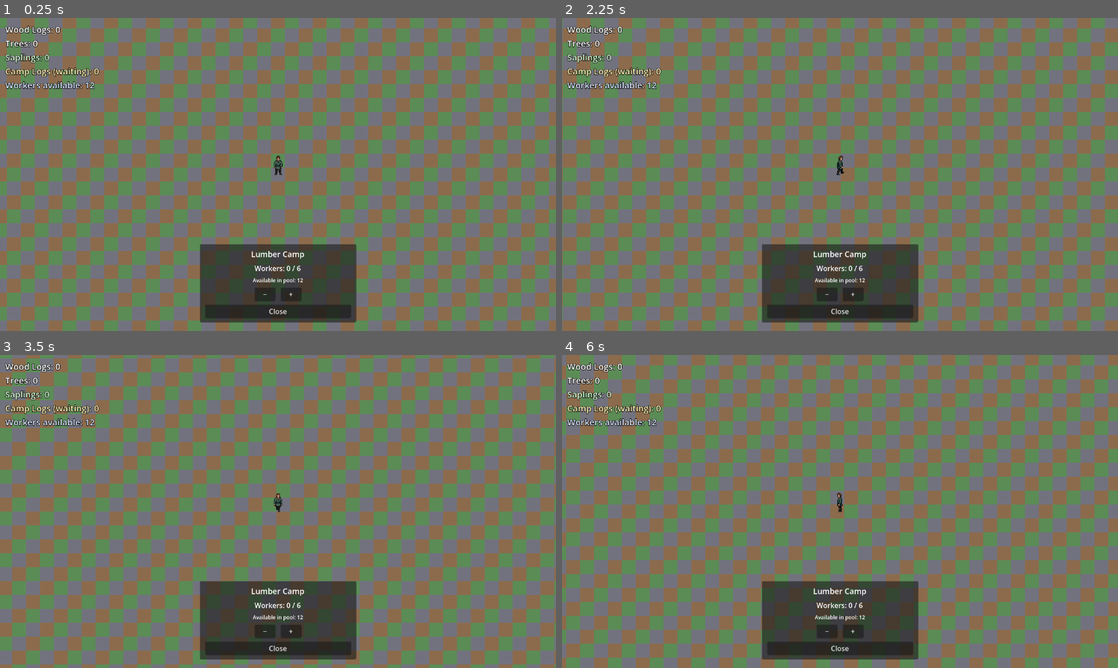
Above: before the commit, frames 1-4 (two rows, left to right).
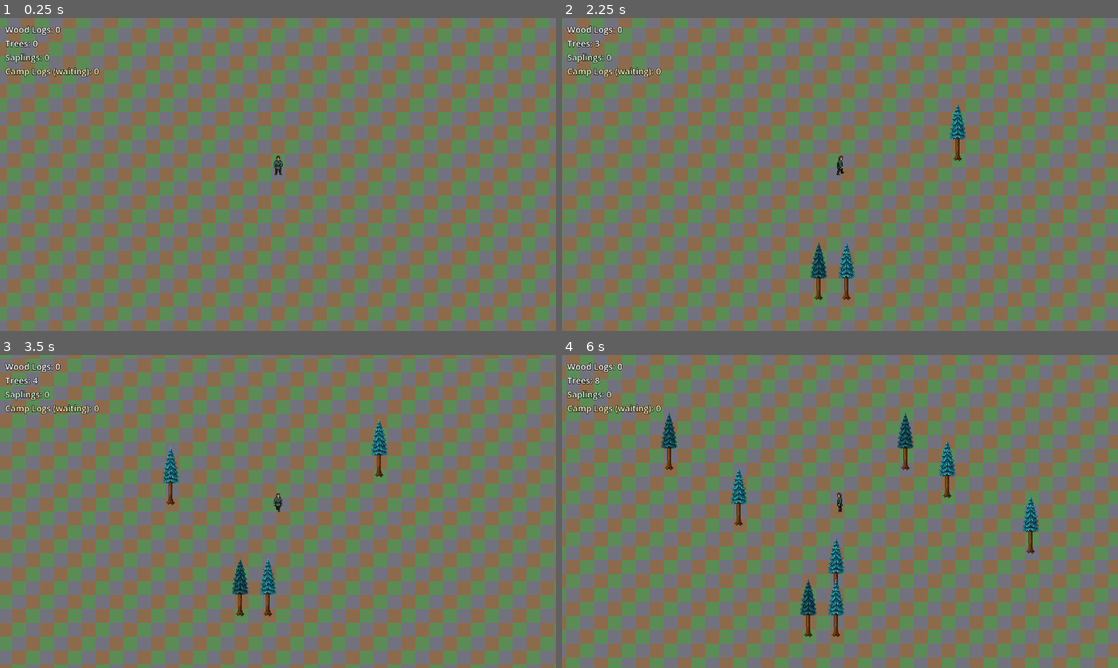
Above: after the commit, the same moments.

Repository: mcchesneyjg-max/Test-Gamer
Game: Godot game, scene res://main.tscn
Same seed, same stepped clock (60 frames per second), same inputs: the game is played once before the commit and once after it.
Inputs (mouse positions are in pixels of both pictures, inside the frame that each line leads up to):
- Up to frame 1 (0.25 s): no input
- Up to frame 2 (2.25 s): click (828, 293) at 0.5 s, where only the run before the commit has a clickable "−"; click (851, 293) at 1.25 s, where only the run before the commit has a clickable "+"; tap Enter at 2 s; move the mouse to (962, 158) at 2.02 s; hold D (move_right) from 2.03 s (still down); tap T at 2.1 s; click (962, 158) at 2.17 s
- Up to frame 3 (3.5 s): move the mouse to (166, 527) at 2.77 s; release D (move_right) at 2.78 s; hold S (move_down) from 2.78 s (still down); tap T at 2.85 s; click (166, 527) at 2.92 s
- Up to frame 4 (6 s): move the mouse to (895, 442) at 3.52 s; release S (move_down) at 3.53 s; hold D (move_right) 3.53-4.28 s; tap T every 0.75 s from 3.6 to 5.85 s; click (895, 442) at 3.67 s; move the mouse to (812, 574) at 4.27 s; hold W (move_up) 4.28-5.03 s; click (812, 574) at 4.42 s; move the mouse to (1006, 558) at 5.02 s; hold A (move_left) from 5.03 s (still down); click (1006, 558) at 5.17 s; tap Escape at 5.65 s; move the mouse to (673, 464) at 5.77 s; click (673, 464) at 5.92 s

The runs differ from the first frame. In frame 1, 7.3% of the frame differs, in the area x 0-65%, y 20-98%; in frame 2, 7.6%; in frame 3, 8.0%; in frame 4, 8.8%, in the area x 0-86%, y 7-98%.
Error before the commit: Parse Error: Cannot infer the type of "offset" variable because the value doesn't have a set type. (res://scripts/lumber_camp.gd:138)

Commit message:
Revert "Add lumber camp worker pool with click-to-assign UI"
This reverts commit db3fe21d5a6adf8f2e3a8076b2e677c65c8170f7.

Diff:
--- a/game/main.tscn
+++ b/game/main.tscn
@@ -7,7 +7,6 @@
 [ext_resource type="PackedScene" uid="uid://game-hud" path="res://scenes/game_hud.tscn" id="6_hud"]
 [ext_resource type="Script" path="res://scripts/dev_screenshot.gd" id="7_screenshot"]
 [ext_resource type="PackedScene" uid="uid://forester-ui" path="res://scenes/forester_ui.tscn" id="8_forester_ui"]
-[ext_resource type="PackedScene" uid="uid://lumber-camp-ui" path="res://scenes/lumber_camp_ui.tscn" id="11_lumber_camp_ui"]
 [ext_resource type="Script" path="res://scripts/forester_zone_overlay.gd" id="9_zone_overlay"]
 [ext_resource type="PackedScene" uid="uid://city-siege-player" path="res://scenes/player.tscn" id="10_player"]
 
@@ -36,5 +35,3 @@
 [node name="GameHud" parent="." instance=ExtResource("6_hud")]
 
 [node name="ForesterUi" parent="." instance=ExtResource("8_forester_ui")]
-
-[node name="LumberCampUi" parent="." instance=ExtResource("11_lumber_camp_ui")]
--- a/game/project.godot
+++ b/game/project.godot
@@ -25,7 +25,6 @@
 HaulerStationRegistry="*res://scripts/hauler_station_registry.gd"
 SaplingRegistry="*res://scripts/sapling_registry.gd"
 ForesterLodgeRegistry="*res://scripts/forester_lodge_registry.gd"
-WorkerPool="*res://scripts/worker_pool.gd"
 
 [display]
 
--- a/game/scenes/game_hud.tscn
+++ b/game/scenes/game_hud.tscn
@@ -45,11 +45,3 @@
 theme_override_constants/outline_size = 4
 theme_override_font_sizes/font_size = 20
 text = "Camp Logs (waiting): 0"
-
-[node name="WorkerPoolLabel" type="Label" parent="MarginContainer/VBoxContainer"]
-layout_mode = 2
-theme_override_colors/font_color = Color(0.85, 0.9, 1, 1)
-theme_override_colors/font_outline_color = Color(0, 0, 0, 1)
-theme_override_constants/outline_size = 4
-theme_override_font_sizes/font_size = 20
-text = "Workers available: 12"
--- a/game/scenes/lumber_camp_ui.tscn
+++ /dev/null
@@ -1,70 +0,0 @@
-[gd_scene load_steps=2 format=3 uid="uid://lumber-camp-ui"]
-
-[ext_resource type="Script" path="res://scripts/lumber_camp_ui.gd" id="1_ui"]
-
-[node name="LumberCampUi" type="CanvasLayer"]
-script = ExtResource("1_ui")
-
-[node name="Panel" type="PanelContainer" parent="."]
-anchors_preset = 7
-anchor_left = 0.5
-anchor_top = 1.0
-anchor_right = 0.5
-anchor_bottom = 1.0
-offset_left = -180.0
-offset_top = -200.0
-offset_right = 180.0
-offset_bottom = -20.0
-grow_horizontal = 2
-grow_vertical = 0
-
-[node name="Margin" type="MarginContainer" parent="Panel"]
-layout_mode = 2
-theme_override_constants/margin_left = 12
-theme_override_constants/margin_top = 10
-theme_override_constants/margin_right = 12
-theme_override_constants/margin_bottom = 10
-
-[node name="VBox" type="VBoxContainer" parent="Panel/Margin"]
-layout_mode = 2
-theme_override_constants/separation = 8
-
-[node name="TitleLabel" type="Label" parent="Panel/Margin/VBox"]
-layout_mode = 2
-theme_override_font_sizes/font_size = 18
-text = "Lumber Camp"
-horizontal_alignment = 1
-
-[node name="WorkersLabel" type="Label" parent="Panel/Margin/VBox"]
-layout_mode = 2
-text = "Workers: 0 / 6"
-horizontal_alignment = 1
-
-[node name="PoolLabel" type="Label" parent="Panel/Margin/VBox"]
-layout_mode = 2
-theme_override_font_sizes/font_size = 12
-text = "Available in pool: 12"
-horizontal_alignment = 1
-
-[node name="WorkerControls" type="HBoxContainer" parent="Panel/Margin/VBox"]
-layout_mode = 2
-alignment = 1
-theme_override_constants/separation = 12
-
-[node name="RemoveButton" type="Button" parent="Panel/Margin/VBox/WorkerControls"]
-layout_mode = 2
-custom_minimum_size = Vector2(48, 0)
-text = "−"
-
-[node name="AddButton" type="Button" parent="Panel/Margin/VBox/WorkerControls"]
-layout_mode = 2
-custom_minimum_size = Vector2(48, 0)
-text = "+"
-
-[node name="CloseButton" type="Button" parent="Panel/Margin/VBox"]
-layout_mode = 2
-text = "Close"
-
-[connection signal="pressed" from="Panel/Margin/VBox/WorkerControls/AddButton" to="." method="_on_add_pressed"]
-[connection signal="pressed" from="Panel/Margin/VBox/WorkerControls/RemoveButton" to="." method="_on_remove_pressed"]
-[connection signal="pressed" from="Panel/Margin/VBox/CloseButton" to="." method="_on_close_pressed"]
--- a/game/scripts/game_hud.gd
+++ b/game/scripts/game_hud.gd
@@ -4,7 +4,6 @@
 @onready var _tree_label: Label = $MarginContainer/VBoxContainer/TreesLabel
 @onready var _sapling_label: Label = $MarginContainer/VBoxContainer/SaplingsLabel
 @onready var _camp_logs_label: Label = $MarginContainer/VBoxContainer/CampLogsLabel
-@onready var _worker_pool_label: Label = $MarginContainer/VBoxContainer/WorkerPoolLabel
 
 var _refresh_timer: float = 0.0
 
@@ -13,11 +12,9 @@
 	_update_tree_label()
 	_update_sapling_label()
 	_update_camp_logs_label()
-	_update_worker_pool_label()
 	Warehouse.wood_logs_changed.connect(func(_v): _update_wood_label())
 	TreeRegistry.tree_count_changed.connect(func(_c): _update_tree_label())
 	SaplingRegistry.sapling_count_changed.connect(func(_c): _update_sapling_label())
-	WorkerPool.pool_changed.connect(func(_a, _b, _c): _update_worker_pool_label())
 
 func _process(delta: float) -> void:
 	_refresh_timer += delta
@@ -39,9 +36,6 @@
 func _update_sapling_label() -> void:
 	_sapling_label.text = "Saplings: %d" % SaplingRegistry.get_sapling_count()
 
-func _update_worker_pool_label() -> void:
-	_worker_pool_label.text = "Workers available: %d" % WorkerPool.get_available()
-
 func _update_camp_logs_label() -> void:
 	var waiting := 0
 	for camp in CampRegistry.get_active_camps():
--- a/game/scripts/lumber_camp.gd
+++ b/game/scripts/lumber_camp.gd
@@ -1,15 +1,6 @@
 extends Node2D
 
 const LUMBERJACK_WORKER_SCENE := preload("res://scenes/lumberjack_worker.tscn")
-const MAX_WORKERS := 6
-const WORKER_OFFSETS := [
-	Vector2(6, 38),
-	Vector2(16, 38),
-	Vector2(26, 38),
-	Vector2(-4, 42),
-	Vector2(10, 42),
-	Vector2(22, 42),
-]
 
 @export var chop_interval: float = 8.0
 @export var chop_radius_tiles: int = 6
@@ -17,54 +8,17 @@
 @onready var _storage = $StorageAreas
 @onready var _tilemap: TileMap = get_parent() as TileMap
 
-var _workers: Array[Node2D] = []
-var _assigned_count: int = 0
+var _worker: Node2D
 
 func _ready() -> void:
 	CampRegistry.register_camp(self)
+	call_deferred("_spawn_worker")
 	YSortDepth.apply_to_entity(self)
 
 func _exit_tree() -> void:
-	_release_all_workers_to_pool()
-	_despawn_all_workers()
+	if is_instance_valid(_worker):
+		_worker.queue_free()
 	CampRegistry.unregister_camp(self)
-
-func get_max_workers() -> int:
-	return MAX_WORKERS
-
-func get_assigned_worker_count() -> int:
-	return _assigned_count
-
-func can_add_worker() -> bool:
-	return _assigned_count < MAX_WORKERS and WorkerPool.get_available() > 0
-
-func can_remove_worker() -> bool:
-	return _assigned_count > 0
-
-func add_worker() -> bool:
-	if not can_add_worker():
-		return false
-	if not WorkerPool.try_assign(1):
-		return false
-	_assigned_count += 1
-	_spawn_worker_at(_assigned_count - 1)
-	return true
-
-func remove_worker() -> bool:
-	if not can_remove_worker():
-		return false
-	WorkerPool.release(1)
-	_assigned_count -= 1
-	if _workers.size() > _assigned_count:
-		var worker: Node2D = _workers.pop_back()
-		if is_instance_valid(worker):
-			worker.queue_free()
-	return true
-
-func occupies_tile(tile: Vector2i) -> bool:
-	if _tilemap == null:
-		return false
-	return _tilemap.local_to_map(position) == tile
 
 func get_chop_duration() -> float:
 	return chop_interval
@@ -118,24 +72,11 @@
 
 	return nearest
 
-func _release_all_workers_to_pool() -> void:
-	if _assigned_count > 0:
-		WorkerPool.release(_assigned_count)
-		_assigned_count = 0
-
-func _despawn_all_workers() -> void:
-	for worker in _workers:
-		if is_instance_valid(worker):
-			worker.queue_free()
-	_workers.clear()
-
-func _spawn_worker_at(index: int) -> void:
+func _spawn_worker() -> void:
 	if _tilemap == null:
 		return
 
-	var worker := LUMBERJACK_WORKER_SCENE.instantiate()
-	worker.setup(self)
-	var offset := WORKER_OFFSETS[index % WORKER_OFFSETS.size()]
-	worker.position = position + offset
-	_tilemap.add_child(worker)
-	_workers.append(worker)
+	_worker = LUMBERJACK_WORKER_SCENE.instantiate()
+	_worker.setup(self)
+	_worker.position = position + Vector2(10, 38)
+	_tilemap.add_child(_worker)
--- a/game/scripts/lumber_camp_ui.gd
+++ /dev/null
@@ -1,83 +0,0 @@
-extends CanvasLayer
-
-@onready var _panel: PanelContainer = $Panel
-@onready var _title_label: Label = $Panel/Margin/VBox/TitleLabel
-@onready var _workers_label: Label = $Panel/Margin/VBox/WorkersLabel
-@onready var _pool_label: Label = $Panel/Margin/VBox/PoolLabel
-@onready var _add_button: Button = $Panel/Margin/VBox/WorkerControls/AddButton
-@onready var _remove_button: Button = $Panel/Margin/VBox/WorkerControls/RemoveButton
-@onready var _close_button: Button = $Panel/Margin/VBox/CloseButton
-
-var _tilemap: TileMap
-var _selected_camp: Node2D
-
-func setup(tilemap: TileMap) -> void:
-	_tilemap = tilemap
-	_panel.visible = false
-	WorkerPool.pool_changed.connect(_on_pool_changed)
-
-func handle_input(event: InputEvent) -> bool:
-	if event is InputEventMouseButton and event.pressed and event.button_index == MOUSE_BUTTON_LEFT:
-		return _try_select_camp()
-	if event is InputEventKey and event.pressed and event.keycode == KEY_ESCAPE:
-		_close_panel()
-		return true
-	return _panel.visible
-
-func is_blocking_placement() -> bool:
-	return _panel.visible
-
-func _try_select_camp() -> bool:
-	var camp := _camp_at_mouse()
-	if camp == null:
-		if _panel.visible:
-			_close_panel()
-		return _panel.visible
-	_open_panel(camp)
-	return true
-
-func _open_panel(camp: Node2D) -> void:
-	_selected_camp = camp
-	_title_label.text = "Lumber Camp"
-	_refresh_panel_labels()
-	_panel.visible = true
-
-func _close_panel() -> void:
-	_panel.visible = false
-	_selected_camp = null
-
-func _refresh_panel_labels() -> void:
-	if _selected_camp == null or not is_instance_valid(_selected_camp):
-		return
-	var assigned := _selected_camp.get_assigned_worker_count()
-	var max_workers := _selected_camp.get_max_workers()
-	_workers_label.text = "Workers: %d / %d" % [assigned, max_workers]
-	_pool_label.text = "Available in pool: %d" % WorkerPool.get_available()
-	_add_button.disabled = not _selected_camp.can_add_worker()
-	_remove_button.disabled = not _selected_camp.can_remove_worker()
-
-func _on_add_pressed() -> void:
-	if _selected_camp == null or not is_instance_valid(_selected_camp):
-		return
-	if _selected_camp.add_worker():
-		_refresh_panel_labels()
-
-func _on_remove_pressed() -> void:
-	if _selected_camp == null or not is_instance_valid(_selected_camp):
-		return
-	if _selected_camp.remove_worker():
-		_refresh_panel_labels()
-
-func _on_close_pressed() -> void:
-	_close_panel()
-
-func _on_pool_changed(_available: int, _assigned: int, _total: int) -> void:
-	if _panel.visible:
-		_refresh_panel_labels()
-
-func _camp_at_mouse() -> Node2D:
-	var click_tile := GridPlacement.mouse_tile_coords(_tilemap)
-	for camp in CampRegistry.get_active_camps():
-		if camp.has_method("occupies_tile") and camp.occupies_tile(click_tile):
-			return camp
-	return null
--- a/game/scripts/main.gd
+++ b/game/scripts/main.gd
@@ -3,11 +3,9 @@
 @onready var _tilemap: TileMap = $TileMap
 @onready var _zone_overlay: Node2D = $ForesterZoneOverlay
 @onready var _forester_ui: CanvasLayer = $ForesterUi
-@onready var _lumber_camp_ui: CanvasLayer = $LumberCampUi
 
 func _ready() -> void:
 	_forester_ui.setup(_tilemap, _zone_overlay)
-	_lumber_camp_ui.setup(_tilemap)
 	_zone_overlay.setup(_tilemap)
 
 	for lodge in ForesterLodgeRegistry.get_active_lodges():
--- a/game/scripts/tree_placer.gd
+++ b/game/scripts/tree_placer.gd
@@ -2,7 +2,6 @@
 
 @onready var _tilemap: TileMap = $"../TileMap"
 @onready var _forester_ui: CanvasLayer = $"../ForesterUi"
-@onready var _lumber_camp_ui: CanvasLayer = $"../LumberCampUi"
 
 const MATURE_TREE_SCENE := preload("res://scenes/mature_tree.tscn")
 const LUMBER_CAMP_SCENE := preload("res://scenes/lumber_camp.tscn")
@@ -13,11 +12,7 @@
 func _unhandled_input(event: InputEvent) -> void:
 	if _forester_ui and _forester_ui.handle_input(event):
 		return
-	if _lumber_camp_ui and _lumber_camp_ui.handle_input(event):
-		return
 	if _forester_ui and _forester_ui.is_blocking_placement():
-		return
-	if _lumber_camp_ui and _lumber_camp_ui.is_blocking_placement():
 		return
 
 	if event is InputEventMouseButton and event.pressed:
--- a/game/scripts/worker_pool.gd
+++ /dev/null
@@ -1,34 +0,0 @@
-extends Node
-
-signal pool_changed(available: int, assigned: int, total: int)
-
-@export var pool_size: int = 12
-
-var _assigned: int = 0
-
-func _ready() -> void:
-	pool_changed.emit(get_available(), _assigned, pool_size)
-
-func get_available() -> int:
-	return pool_size - _assigned
-
-func get_assigned() -> int:
-	return _assigned
-
-func get_total() -> int:
-	return pool_size
-
-func try_assign(amount: int = 1) -> bool:
-	if amount <= 0:
-		return false
-	if _assigned + amount > pool_size:
-		return false
-	_assigned += amount
-	pool_changed.emit(get_available(), _assigned, pool_size)
-	return true
-
-func release(amount: int = 1) -> void:
-	if amount <= 0:
-		return
-	_assigned = maxi(0, _assigned - amount)
-	pool_changed.emit(get_available(), _assigned, pool_size)
